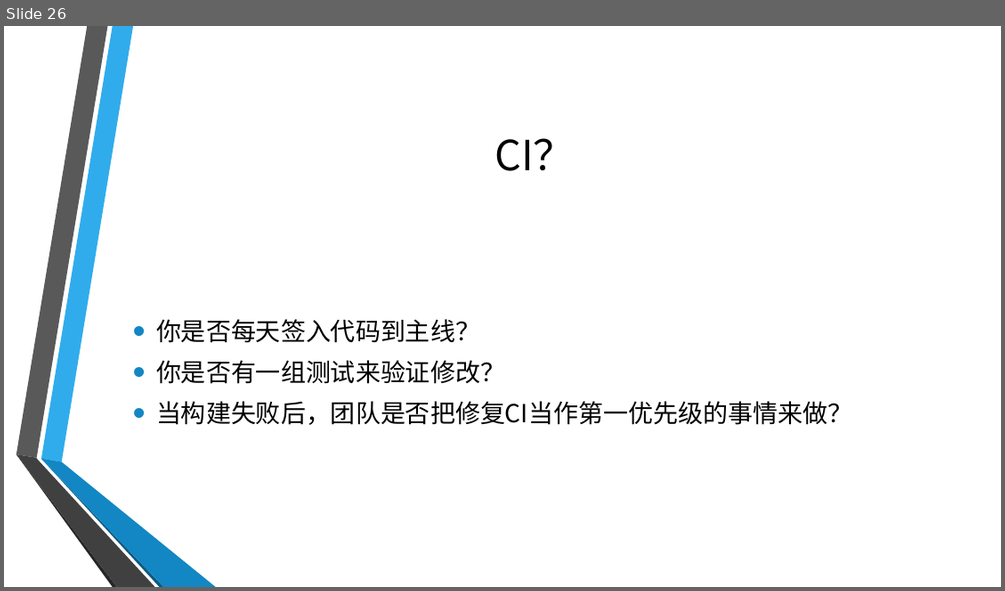
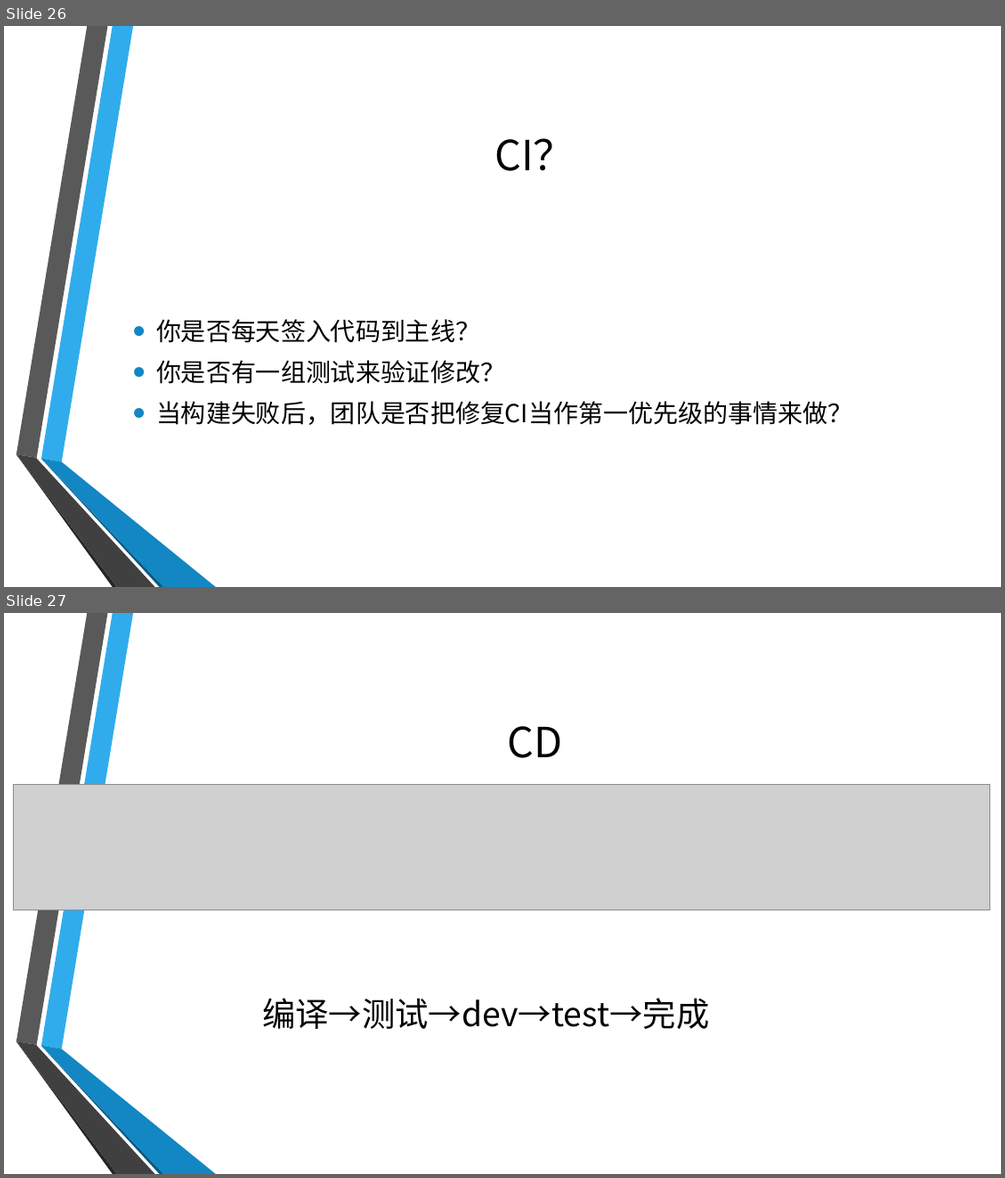
Before and after one commit to GloryXu/spring-cloud, a slide deck: Micro Service.pptx. Shown one above the other, each under a label of ours: slide 26 before the commit, slides 26 and 27 after it. The pictures are 1005x591 and 1005x1178 pixels, drawn with LibreOffice and Linux fonts; fonts in the diff are those of the drawing; grey boxes stand for pictures; background and template pictures are left out. Boxes give left, top, right and bottom in pixels: in the first picture for what was removed or moved away, otherwise in the second. Text is boxed around its words. In the diff, an @@ line names an element or a change of style, - is before the commit and + after.

```diff
--- a/Micro Service.pptx
+++ b/Micro Service.pptx
@@ slide 27 added at (x1=4, y1=613, x2=1001, y2=1174), background picture (left out); not listed: 6 template elements that a slide beside it also shows @@
@@ title added at (x1=508, y1=726, x2=563, y2=758), 40 pt, text #000000 @@
+CD
@@ picture added at (x1=13, y1=784, x2=989, y2=909) @@
@@ text added at (x1=262, y1=997, x2=709, y2=1029), 32 pt, text #000000 @@
+编译→测试→dev→test→完成
```
Also in this commit, not shown: 2 slides changed, 3 other slides added.
